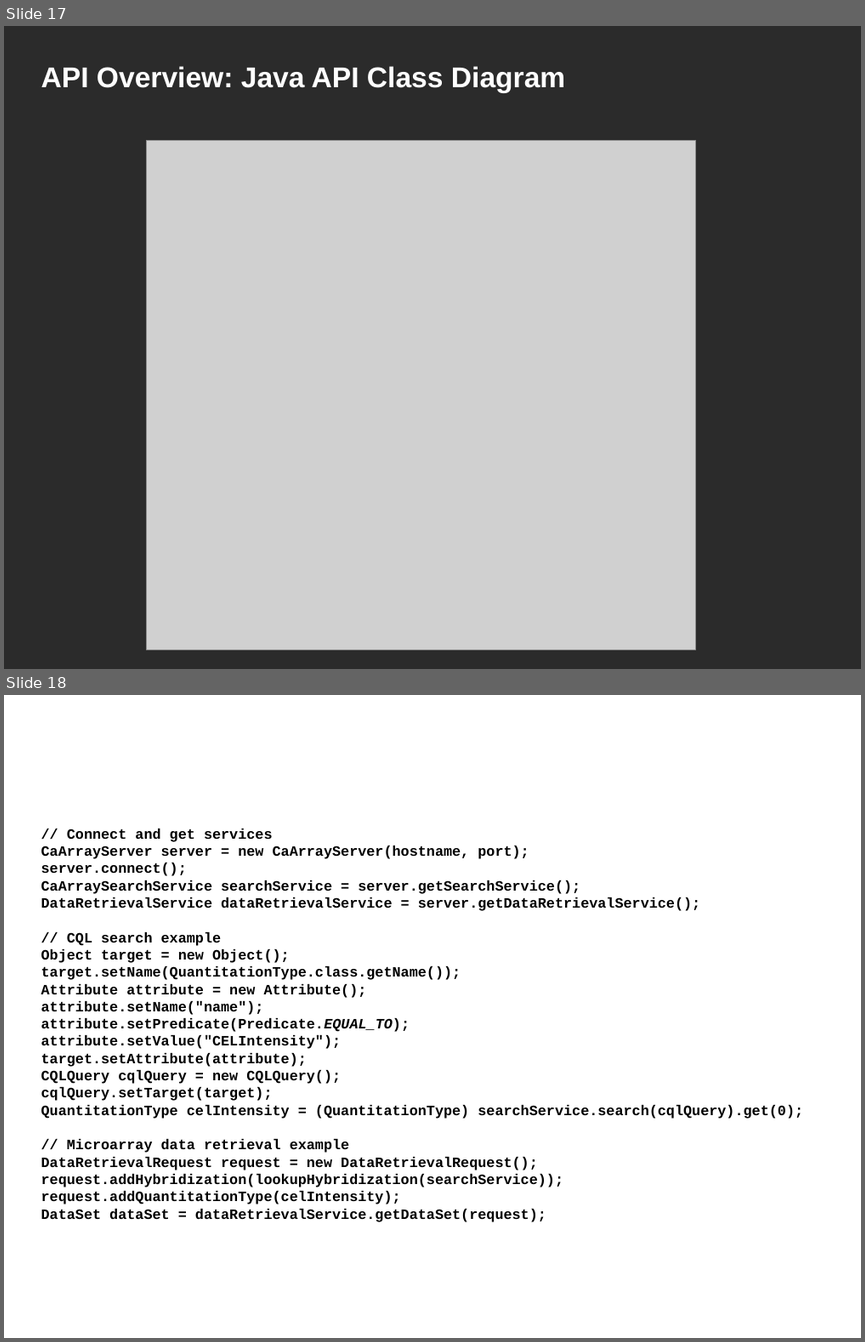
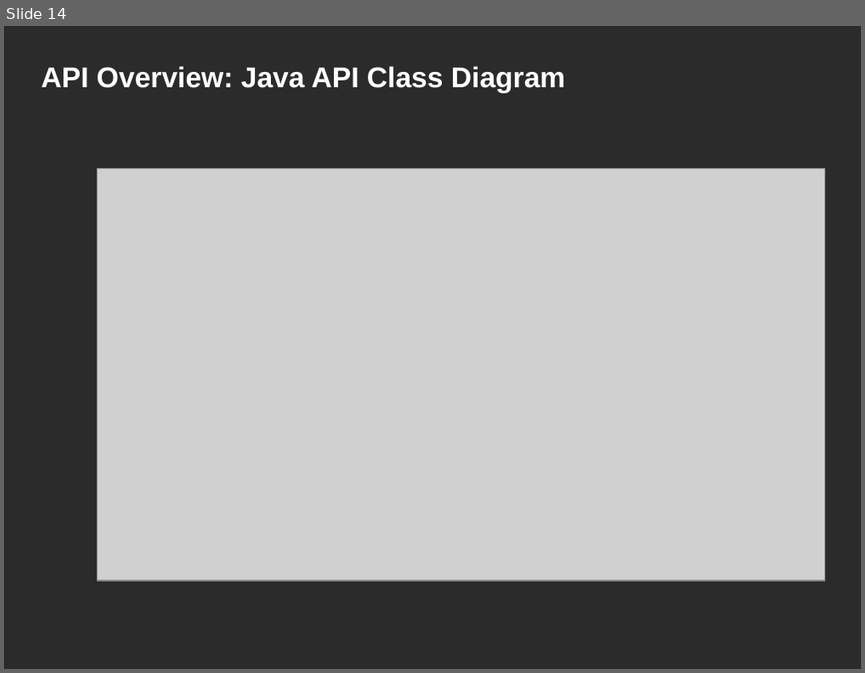
Before and after one commit to NCIP/prot-express, a slide deck: docs/silver_compatibility_review/1.0/artifacts/01. protexpress_silver_compat_kickoff_Jan_2008.ppt. Shown one above the other, each under a label of ours: slides 17 and 18 before the commit, slide 14 after it. The pictures are 865x1342 and 865x673 pixels, drawn with LibreOffice and Linux fonts; fonts in the diff are those of the drawing; grey boxes stand for pictures; background and template pictures are left out; a plain dark background stands for a picture behind light text. Boxes give left, top, right and bottom in pixels: in the first picture for what was removed or moved away, otherwise in the second. Text is boxed around its words. In the diff, an @@ line names an element or a change of style, - is before the commit and + after.

```diff
--- a/docs/silver_compatibility_review/1.0/artifacts/01. protexpress_silver_compat_kickoff_Jan_2008.ppt
+++ b/docs/silver_compatibility_review/1.0/artifacts/01. protexpress_silver_compat_kickoff_Jan_2008.ppt
@@ slide 18 removed at [4,695,861,1338], background picture (left out) @@
@@ title removed at [32,695,675,795] @@
-API Overview: API Example Code
@@ text removed at [41,828,803,1222] @@
-// Connect and get services
-CaArrayServer server = new CaArrayServer(hostname, port);
-server.connect();
-CaArraySearchService searchService = server.getSearchService();
-DataRetrievalService dataRetrievalService = server.getDataRetrievalService();
-// CQL search example
-Object target = new Object();
-target.setName(QuantitationType.class.getName());
-Attribute attribute = new Attribute();
-attribute.setName("name");
-attribute.setPredicate(Predicate.EQUAL_TO);
-attribute.setValue("CELIntensity");
-target.setAttribute(attribute);
-CQLQuery cqlQuery = new CQLQuery();
-cqlQuery.setTarget(target);
-QuantitationType celIntensity = (QuantitationType) searchService.search(cqlQuery).get(0);
-// Microarray data retrieval example
-DataRetrievalRequest request = new DataRetrievalRequest();
-request.addHybridization(lookupHybridization(searchService));
-request.addQuantitationType(celIntensity);
-DataSet dataSet = dataRetrievalService.getDataSet(request);
@@ what was slide 17 is now slide 14 @@
@@ slide 14 changed as well @@
@@ picture: place and size @@
-picture at [147,140,695,649]
+picture at [97,169,825,580]
```
Also in this commit, not shown: 10 other slides changed, 4 slides added, 8 other slides removed, 10 other files.
